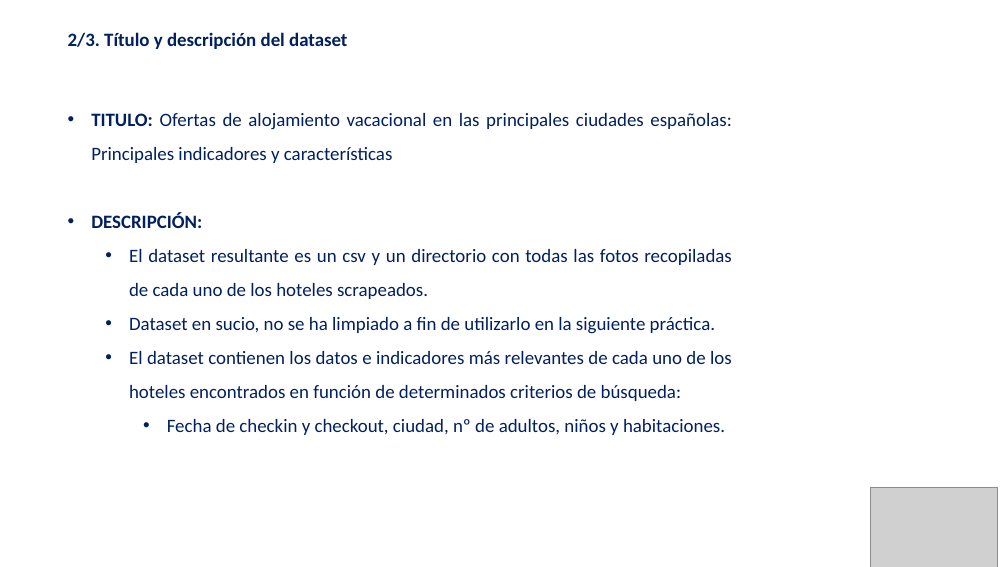
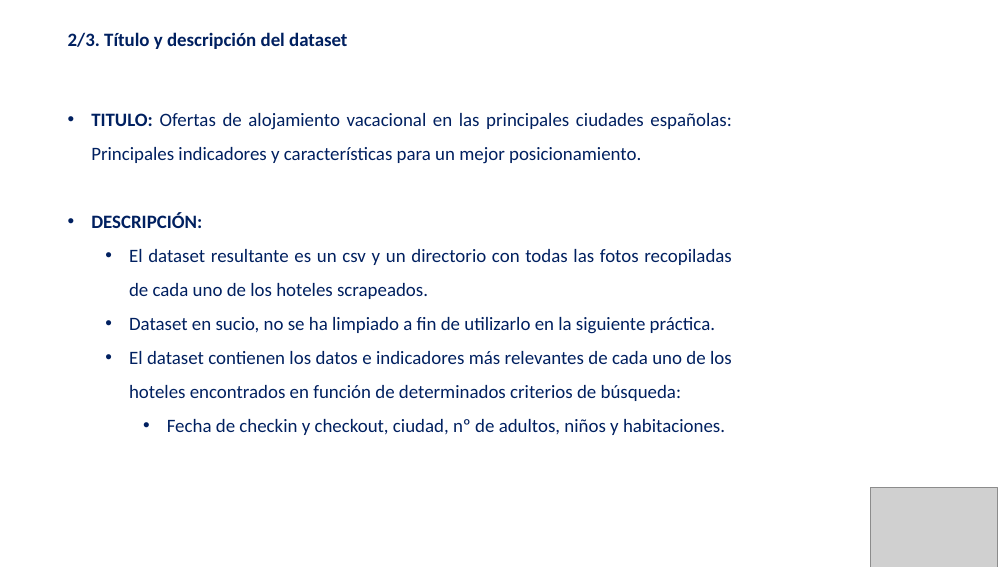
Before and after one commit to guiruha/WebScrapingUOC, a slide deck: slide 3 of Memoria_pres.pptx. Drawn at 1008x567 pixels with LibreOffice and Linux fonts; fonts in the diff are those of the drawing; grey boxes stand for pictures. Boxes give left, top, right and bottom in pixels: in the first picture for what was removed or moved away, otherwise in the second. Text is boxed around its words. In the diff, an @@ line names an element or a change of style, - is before the commit and + after.

```diff
--- a/Memoria_pres.pptx
+++ b/Memoria_pres.pptx
@@ text at (91, 113, 731, 164): text changed @@
-• TITULO: Ofertas de alojamiento vacacional en las principales ciudades españolas: Principales indicadores y características
+• TITULO: Ofertas de alojamiento vacacional en las principales ciudades españolas: Principales indicadores y características para un mejor posicionamiento.
```
Also in this commit, not shown: 1 other slide changed, 1 other file.
